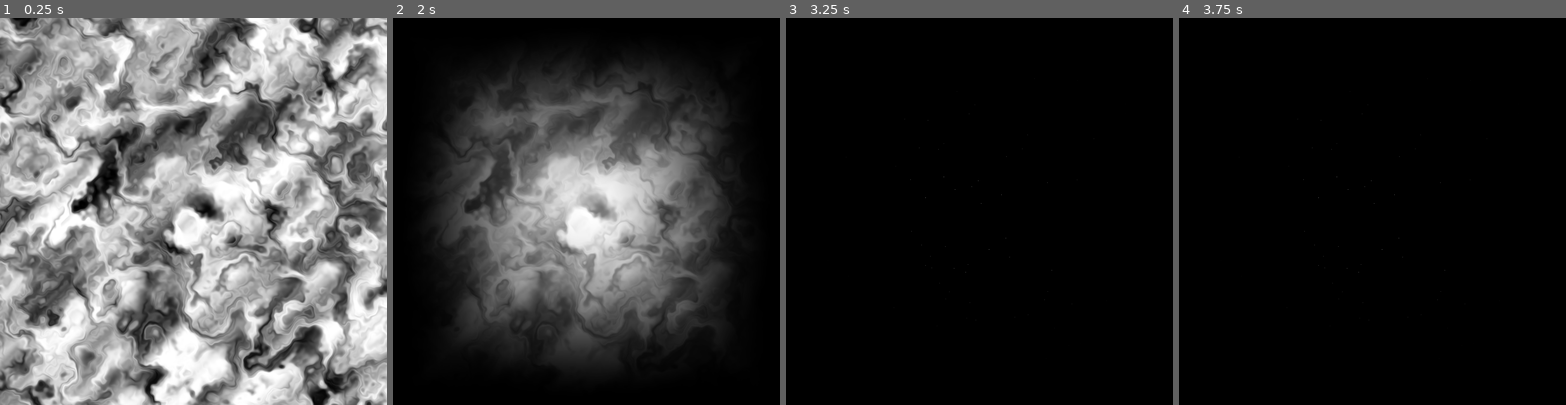
Above: before the commit, frames 1-4 (left to right).
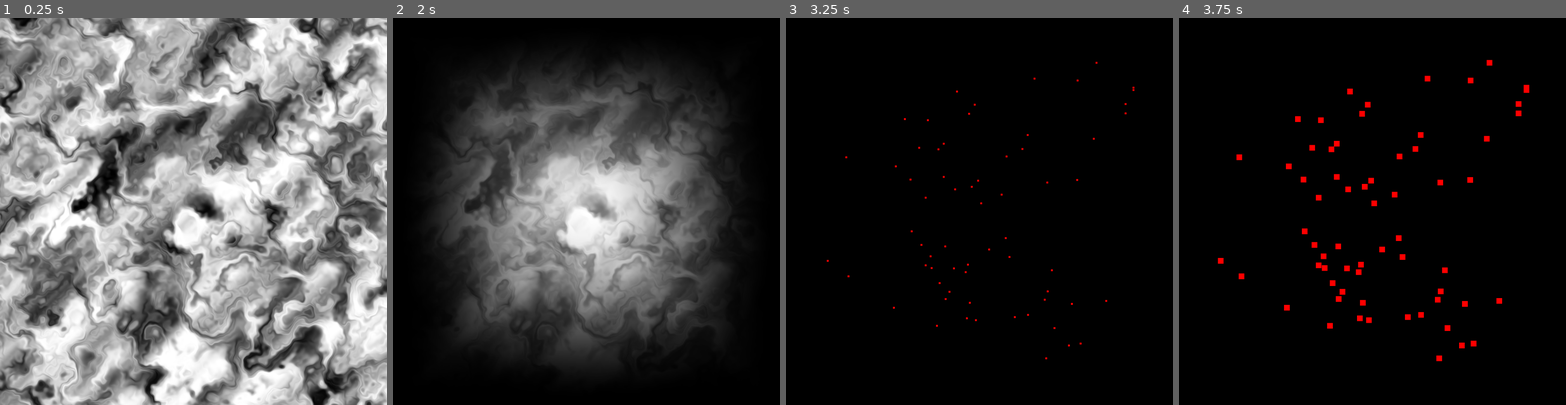
Above: after the commit, the same moments.

Repository: MichaelReel/ShaderChain
Game: Godot game, scene res://compact_scenes/click_advance_02/ClickAdvance02.tscn
Two runs of this game, one before a commit and one after it. Both use one fixed random seed, a clock stepped at 60 frames per second and the inputs below. The engine's default icon, where the game draws it, is replaced by a stand-in: a white triangle on a blue panel in a dark square.
Inputs (mouse positions are in pixels of both pictures, inside the frame that each line leads up to):
- Up to frame 1 (0.25 s): no input
- Up to frame 2 (2 s): tap Enter at 0.5 s; move the mouse to (671, 192) at 0.52 s; click (671, 192) at 0.67 s; tap Space at 1.25 s; move the mouse to (509, 230) at 1.27 s; click (509, 230) at 1.42 s
- Up to frame 3 (3.25 s): tap Enter at 2 s; move the mouse to (1018, 126) at 2.02 s; click (1018, 126) at 2.17 s; tap Space at 2.75 s; move the mouse to (960, 288) at 2.77 s; click (960, 288) at 2.92 s
- Up to frame 4 (3.75 s): move the mouse to (1488, 269) at 3.52 s; click (1488, 269) at 3.67 s

Frames 1-2 are identical in both runs. In frame 3, 0.2% of the frame differs, in the area x 10-91%, y 11-89%; in frame 4, 1.5%, in the area x 10-91%, y 10-89%.

Commit message:
Some flood progress, though not much

Diff:
--- a/compact_scenes/click_advance_02/ClickAdvance.gd
+++ b/compact_scenes/click_advance_02/ClickAdvance.gd
@@ -14,6 +14,13 @@
 		"root": $Flooding/DepressionPoints,
 		"texture": "height_adjust",
 		"capture": "depression_points",
+	},
+	{
+		"root": $Flooding/PuddleFiller,
+		"texture": "depression_points",
+		"capture": "puddles",
+		"feedback": "counter",
+		"min_feedback": 2,
 	},
 ]
 
@@ -81,19 +88,22 @@
 	# Wait until the frame has finished before getting the texture.
 	yield(VisualServer, "frame_post_draw")
 
-	print ("grabbing texture")
-
 	# Retrieve the captured image.
 	var repeat_img : Image = viewport.get_texture().get_data()
-	var hash_code := hash_data(repeat_img.get_data())
-	if hash_code == repeat_hash:
-		# Got 2 frames the same, let's stop
-		repeat_delay_timer.stop()
-		repeat_hash = ""
-		print("Repetition stopped by duplicate frames")
-		return
 
-	repeat_hash = hash_code
+	# If we're passed the minimum frames, hash the image and check for matches
+	if (
+		not "min_feedback" in shader_path_config[current_index]
+		or shader_path_config[current_index]["min_feedback"] < repeat_counter
+	):
+		var hash_code := hash_data(repeat_img.get_data())
+		if hash_code == repeat_hash:
+			# Got 2 frames the same, let's stop
+			repeat_delay_timer.stop()
+			repeat_hash = ""
+			print("Repetition stopped by duplication after " + str(repeat_counter) + " frames")
+			return
+		repeat_hash = hash_code
 
 	# Setting up next iteration
 	print (str(repeat_counter))
@@ -102,7 +112,6 @@
 	repeat_counter += 1
 
 	# Create the texture to act as input for the next interation
-	print("replacing texture")
 	var texture = ImageTexture.new()
 	texture.create_from_image(repeat_img)
 	current_texture_rect.texture = texture
--- a/compact_scenes/click_advance_02/ClickAdvance02.tscn
+++ b/compact_scenes/click_advance_02/ClickAdvance02.tscn
@@ -5,7 +5,7 @@
 [ext_resource path="res://compact_scenes/click_advance_02/height_map/02_edge_fade.gdshader" type="Shader" id=3]
 [ext_resource path="res://compact_scenes/click_advance_02/height_map/03_height_adjust.gdshader" type="Shader" id=4]
 [ext_resource path="res://compact_scenes/click_advance_02/ClickAdvance.gd" type="Script" id=5]
-[ext_resource path="res://compact_scenes/click_advance_02/flooding/flood_up.gdshader" type="Shader" id=6]
+[ext_resource path="res://compact_scenes/click_advance_02/flooding/puddle_filler.gdshader" type="Shader" id=6]
 [ext_resource path="res://compact_scenes/click_advance_02/flooding/black_texture.png" type="Texture" id=7]
 [ext_resource path="res://compact_scenes/click_advance_02/flooding/depression_points.gdshader" type="Shader" id=8]
 
@@ -123,14 +123,18 @@
 texture = ExtResource( 7 )
 stretch_mode = 1
 
-[node name="Viewport" type="Viewport" parent="Flooding"]
+[node name="PuddleFiller" type="Control" parent="Flooding"]
+margin_right = 40.0
+margin_bottom = 40.0
+
+[node name="Viewport" type="Viewport" parent="Flooding/PuddleFiller"]
 size = Vector2( 1024, 1024 )
 hdr = false
 disable_3d = true
 usage = 0
 render_target_v_flip = true
 
-[node name="TextureRect" type="TextureRect" parent="Flooding/Viewport"]
+[node name="TextureRect" type="TextureRect" parent="Flooding/PuddleFiller/Viewport"]
 material = SubResource( 4 )
 anchor_right = 1.0
 anchor_bottom = 1.0
--- a/compact_scenes/click_advance_02/flooding/depression_points.gdshader
+++ b/compact_scenes/click_advance_02/flooding/depression_points.gdshader
@@ -112,7 +112,7 @@
 	vec3 color = vec3(0.0);
 
 	if (lowest_of_49(TEXTURE, uv, sps)) {
-		color = (vec3(height));
+		color = (vec3(height, 0.0, 0.0));
 	}
 
 	COLOR = vec4(color, 1.0);
--- a/compact_scenes/click_advance_02/flooding/flood_up.gdshader
+++ /dev/null
@@ -1,23 +0,0 @@
-shader_type canvas_item;
-
-uniform sampler2D height_map;
-
-const float color_diff = 0.00390625;
-
-bool is_black(vec3 color) {
-	return color.r < color_diff && color.g < color_diff && color.b < color_diff;
-}
-
-void fragment() {
-	vec2 uv = UV;
-	vec3 height_color = texture(height_map, uv).rgb;
-	vec3 return_color = texture(TEXTURE, uv).rgb;
-
-	if (is_black(return_color)) {
-		return_color = height_color;
-	} else {
-		return_color = vec3(1.0, 0.0, 1.0);
-	}
-
-	COLOR = vec4(return_color, 1.0);
-}
--- /dev/null
+++ b/compact_scenes/click_advance_02/flooding/puddle_filler.gdshader
@@ -0,0 +1,82 @@
+shader_type canvas_item;
+
+uniform sampler2D height_map;
+
+const float color_diff = 0.00390625;
+const vec2 dirs_1[] = {
+	vec2( 1.0,  0.0),  // E
+	vec2( 1.0,  1.0),  // NE
+	vec2( 0.0,  1.0),  // N
+	vec2(-1.0,  1.0),  // NW
+	vec2(-1.0,  0.0),  // W
+	vec2(-1.0, -1.0),  // SW
+	vec2( 0.0, -1.0),  // S
+	vec2( 1.0, -1.0)   // SE
+};
+
+bool is_black(vec3 color) {
+	return color.r < color_diff && color.g < color_diff && color.b < color_diff;
+}
+
+float highest_red_near(sampler2D puddle_map, vec2 uv, vec2 sps) {
+	float high_red = -1.0;
+	for (int i = 0; i < dirs_1.length(); i++) {
+		float red = texture(puddle_map, uv + dirs_1[i] * sps).r;
+		high_red = max(red, high_red);
+	}
+	return high_red;
+}
+
+float lowest_unred_near(sampler2D puddle_map, sampler2D heights, vec2 uv, vec2 sps) {
+	float lowest = 2.0;
+	for (int i = 0; i < dirs_1.length(); i++) {
+		float red = texture(puddle_map, uv + dirs_1[i] * sps).r;
+		if (red < color_diff) {
+			float height = texture(heights, uv + dirs_1[i] * sps).r;
+			lowest = min(height, lowest);
+		}
+	}
+	return lowest;
+}
+
+float lowest_near(sampler2D heights, vec2 uv, vec2 sps) {
+	float lowest = 2.0;
+	for (int i = 0; i < dirs_1.length(); i++) {
+		float height = texture(heights, uv + dirs_1[i] * sps).r;
+		lowest = min(height, lowest);
+	}
+	return lowest;
+}
+
+void fragment() {
+	vec2 uv = UV;
+	vec2 sps = SCREEN_PIXEL_SIZE;
+
+	vec3 height_color = texture(height_map, uv).rgb;
+	vec3 in_color = texture(TEXTURE, uv).rgb;
+	vec3 puddle_color = vec3(0.0, 0.0, in_color.b);
+	float near_red = highest_red_near(TEXTURE, uv, sps);
+	float near_unred = lowest_unred_near(TEXTURE, height_map, uv, sps);
+
+	// Fresh squares, if near a red (flooded) square that is higher, mark red
+	if (is_black(in_color)) {
+		if (height_color.r <= near_red) {
+			puddle_color.r = near_red;
+		}
+	}
+
+	// Stay red
+	if (in_color.r > 0.0) {
+		puddle_color.r = in_color.r;
+	}
+
+	// Contained, if this red is the highest and there is higher unflooded
+	// Raise this red up to the lowest unflooded nearby height
+	if (in_color.r > near_red && in_color.r > 0.0 && near_unred < 1.1) {
+		puddle_color.r = max(near_unred, in_color.r);
+	}
+
+
+
+	COLOR = vec4(puddle_color, 1.0);
+}
